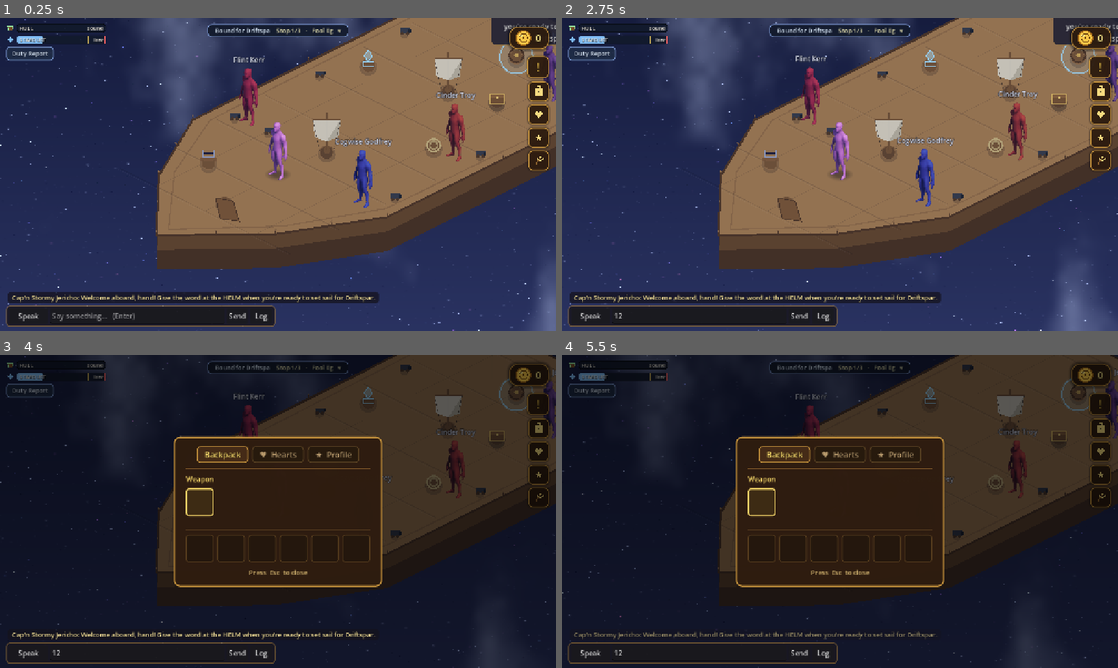
Above: before the commit, frames 1-4 (two rows, left to right).
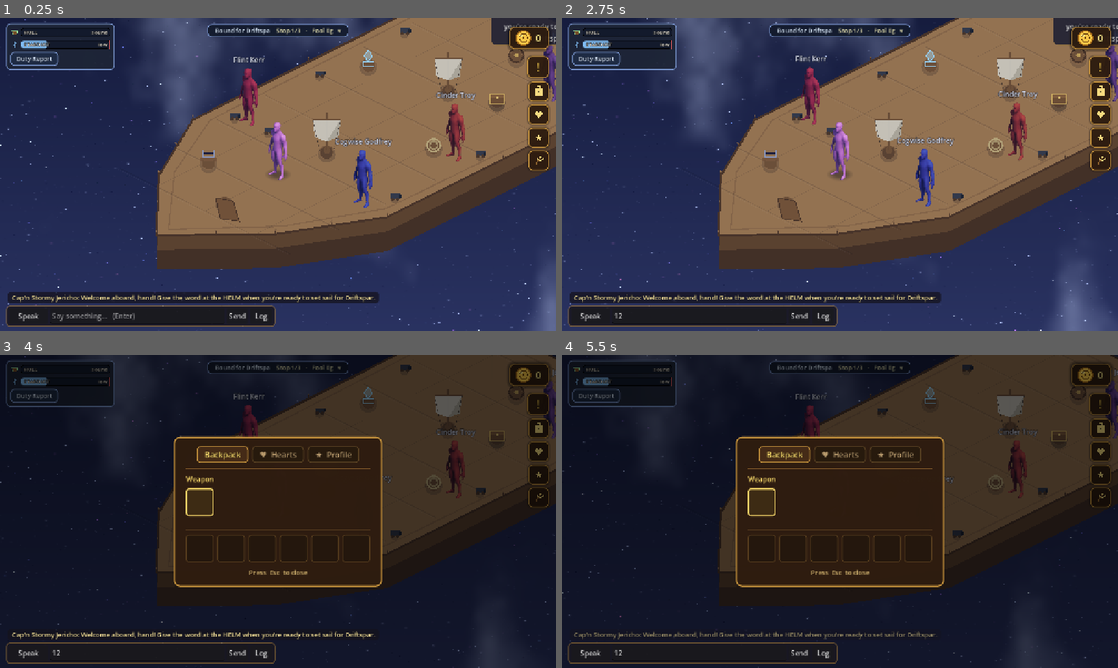
Above: after the commit, the same moments.

Repository: TairoyZone/shivaliva-shanty
Game: Godot game, scene res://levels/ship_deck/ship_deck.tscn
The game is run twice, just before and just after one commit, with the same random seed, the same clock (stepped at 60 frames per second) and the same inputs. This scene is started directly instead of the project's main scene.
Inputs (mouse positions are in pixels of both pictures, inside the frame that each line leads up to):
- Up to frame 1 (0.25 s): no input
- Up to frame 2 (2.75 s): click (701, 315) at 0.52 s; type "12" at 0.6 s; click "!" at 1.25 s; click "X" at 2 s
- Up to frame 3 (4 s): click (539, 426) at 2.77 s; click (539, 452) at 3.52 s
- Up to frame 4 (5.5 s): click (1101, 473) at 4.27 s; click (1101, 498) at 5 s

The runs differ from the first frame. In frame 1, 1.1% of the frame differs, in the area x 1-99%, y 1-18%; in frame 2, 1.3%; in frame 3, 0.9%; in frame 4, 1.3%.

Commit message:
polish(hud): the remaining audit refinements (Troy: knock out all of them)
- Deck active-station glow → real pulsing Glow nodes that SLIDE between stations on a phase change
  (was a static immediate-mode circle that snapped); a 2nd halo marks the Patchworks when holed. No
  per-frame full-ship redraw (the glows are nodes moved in _process).
- Deck vessel vitals wrapped in a cool BACKING CARD (lighter-navy + sky-blue frame) so HULL + STARDUST
  + Duty Report read as ONE grouped panel (they floated unbacked before).
- MeterBar labels get a 4-direction halo (was a single drop-shadow) so near-white text stays legible
  over the light green/amber fills.
- Purse corner radius 18 → 11 (was an outlier vs the journal/quick-menu buttons it stacks with).
- PauseMenu button radius 9 → 8 (the modal-button family value).
- Voyage chart 'Bound for' header 16 → 14 so it no longer resizes when the strip expands on hover.

Verified: headless editor scan parses clean; save.cfg untouched.

Co-Authored-By: Claude Opus 4.8 (1M context) <noreply@anthropic.com>

Diff:
--- a/components/meter_bar/meter_bar.gd
+++ b/components/meter_bar/meter_bar.gd
@@ -156,7 +156,10 @@
 
 func _draw_text(font: Font, pos: Vector2, text: String, fs: int) -> void:
 
-	draw_string(font, pos + Vector2(1.0, 1.0), text, HORIZONTAL_ALIGNMENT_LEFT, -1, fs, TEXT_SHADOW)
+	# A 4-direction 1px halo (not a single drop-shadow): near-white text rides over the LIGHT fill states
+	# (sound-green / warn-amber are high-luminance), where a single bottom-right offset washed out.
+	for o in [Vector2(-1.0, 0.0), Vector2(1.0, 0.0), Vector2(0.0, -1.0), Vector2(0.0, 1.0)]:
+		draw_string(font, pos + o, text, HORIZONTAL_ALIGNMENT_LEFT, -1, fs, TEXT_SHADOW)
 	draw_string(font, pos, text, HORIZONTAL_ALIGNMENT_LEFT, -1, fs, TEXT)
 
 
--- a/interface/hud.tscn
+++ b/interface/hud.tscn
@@ -34,10 +34,10 @@
 border_width_right = 2
 border_width_bottom = 2
 border_color = Color(0.78, 0.58, 0.24, 1)
-corner_radius_top_left = 18
-corner_radius_top_right = 18
-corner_radius_bottom_right = 18
-corner_radius_bottom_left = 18
+corner_radius_top_left = 11
+corner_radius_top_right = 11
+corner_radius_bottom_right = 11
+corner_radius_bottom_left = 11
 shadow_color = Color(0, 0, 0, 0.45)
 shadow_size = 8
 
--- a/interface/pause_menu/pause_menu.gd
+++ b/interface/pause_menu/pause_menu.gd
@@ -112,7 +112,7 @@
 		s.bg_color = sb
 		s.border_color = border
 		s.set_border_width_all(2)
-		s.set_corner_radius_all(9)
+		s.set_corner_radius_all(8)   # the modal-button family radius (options/voyages/shoppe/favor all 8)
 		s.content_margin_left = 18
 		s.content_margin_right = 18
 		s.content_margin_top = 9
--- a/interface/voyage_chart/voyage_chart.gd
+++ b/interface/voyage_chart/voyage_chart.gd
@@ -314,10 +314,11 @@
 	var x0 : float = LM
 	var ship_x : float = LM + (size.x - LM - RM) * _ship_t
 
-	# Header: where we're bound.
+	# Header: where we're bound. Size 14 to MATCH the collapsed strip's header — so the same "Bound for"
+	# text doesn't resize 14→16 when the chart expands on hover.
 	if font != null:
 		draw_string(font, Vector2(LM - 6.0, 22.0), "Bound for %s" % _dest,
-			HORIZONTAL_ALIGNMENT_LEFT, -1, 16, TEXT_DEST)
+			HORIZONTAL_ALIGNMENT_LEFT, -1, 14, TEXT_DEST)
 
 	# The route track — dim ahead, bright behind the sloop.
 	draw_line(Vector2(x0, TRACK_Y), Vector2(size.x - RM, TRACK_Y), TRACK_DIM, 4.0)
--- a/levels/ship_deck/ship_deck.gd
+++ b/levels/ship_deck/ship_deck.gd
@@ -92,6 +92,8 @@
 var _chart : VoyageChart         # the drawn voyage progress ribbon
 var _crossing : bool = false     # the ship is sailing between stops — stations locked, watch her make way
 var _report_btn : Button         # Duty Report button — hidden mid-boarding (its panel pauses the live melee)
+var _glow : Glow                 # the pulsing halo on the active station — SLIDES between stations (never snaps)
+var _patch_glow : Glow           # a second halo on the Patchworks when the hull's holed
 
 
 # Iso projection, centred so the deck middle sits on the world origin.
@@ -126,6 +128,7 @@
 	_add_crew()
 	_build_ui()
 	_index_stations()   # map the placed DeckProp station nodes -> positions (the deck reads these to interact)
+	_build_glows()      # the pulsing active-station halos (real nodes now — they slide + breathe, see _process)
 	_setup_phase()
 	queue_redraw()
 
@@ -325,7 +328,7 @@
 
 # --- Interactions (self-contained: proximity + E) --------------------
 
-func _process(_delta: float) -> void:
+func _process(delta: float) -> void:
 
 	if Engine.is_editor_hint() or player == null:
 		return
@@ -336,6 +339,23 @@
 			_prompt.text = "[Click]  %s" % _action_label(_active)
 			# Float the prompt above the active station's head (centred) — never the screen bottom.
 			_prompt.position = _active_pos + Vector2(-_prompt.get_minimum_size().x * 0.5, -64.0)
+	_update_glows(delta)
+
+
+# Slide the active-station halo toward the station that glows this phase (a phase change makes it GLIDE
+# there rather than snap — animate-everything); the [Glow] nodes self-pulse. A second halo marks the
+# Patchworks while the hull's holed. Cheap (moving 2 nodes — no full-ship redraw).
+func _update_glows(delta: float) -> void:
+
+	if _glow != null:
+		var target : Vector2 = _active_world_pos() + Vector2(0.0, 4.0)
+		_glow.position = _glow.position.lerp(target, clampf(delta * 9.0, 0.0, 1.0))
+	if _patch_glow != null:
+		var show_patch : bool = not _arrived() and not BoardingMelee.has_active() \
+			and PlayerState.pillage_phase != 0 and PlayerState.ship_open_holes() > 0
+		_patch_glow.visible = show_patch
+		if show_patch:
+			_patch_glow.position = _station_world("patchworks") + Vector2(0.0, 4.0)
 
 
 func _unhandled_input(event: InputEvent) -> void:
@@ -569,13 +589,25 @@
 	# CONSOLIDATED VESSEL PANEL (top-LEFT) — the ONE home for ship status: two real animated meter BARS
 	# (HULL holes + STARDUST start) + the Duty Report button, grouped so the deck reads at a glance instead
 	# of scattering status to every corner. Replaces the lonely hull icon + the free-floating report button.
+	# A cool BACKING CARD so the two bars + the Duty Report read as ONE grouped panel (they floated unbacked
+	# before, against the "consolidated panel" intent). Lighter than the meter troughs so the bars still pop;
+	# cool to match the deck's sky-at-altitude theme. See [[cool-deck-hud]].
+	var vitals_card : PanelContainer = PanelContainer.new()
+	vitals_card.offset_left = 14.0
+	vitals_card.offset_top = 12.0
+	var vcs : StyleBoxFlat = StyleBoxFlat.new()
+	vcs.bg_color = Palette.PANEL_TROUGH.lightened(0.05)
+	vcs.border_color = Palette.SKY_FRAME
+	vcs.set_border_width_all(2)
+	vcs.set_corner_radius_all(10)
+	vcs.set_content_margin_all(10)
+	vitals_card.add_theme_stylebox_override("panel", vcs)
+	vitals_card.mouse_filter = Control.MOUSE_FILTER_IGNORE
+	layer.add_child(vitals_card)
 	var vitals : VBoxContainer = VBoxContainer.new()
-	vitals.offset_left = 14.0
-	vitals.offset_top = 12.0
-	vitals.offset_right = 14.0 + 230.0
-	vitals.add_theme_constant_override("separation", 5)
+	vitals.add_theme_constant_override("separation", 6)
 	vitals.mouse_filter = Control.MOUSE_FILTER_IGNORE
-	layer.add_child(vitals)
+	vitals_card.add_child(vitals)
 
 	_hull_bar = METER_BAR.instantiate() as MeterBar
 	_hull_bar.custom_minimum_size = Vector2(230.0, 22.0)
@@ -770,15 +802,8 @@
 	for gy in [4.5, 8.0, 11.5]:
 		_draw_cannon(_iso(0.7, gy))
 		_draw_cannon(_iso(float(GW) - 0.7, gy))
-	# Glow the action this phase needs (runtime only — reads voyage / PlayerState state absent at edit time).
-	if not Engine.is_editor_hint():
-		_draw_glow(_active_world_pos())
-		# A second halo on the Patchworks when the hull's holed (man it to mend) — not at the set-sail node
-		# or mid-boarding (where the only glow is the helm).
-		if not _arrived() and not BoardingMelee.has_active() and PlayerState.pillage_phase != 0 \
-				and PlayerState.ship_open_holes() > 0:
-			_draw_glow(_station_world("patchworks"))
-	# (Crew + the station/mast/chest props are real nodes added in _add_crew / placed in the .tscn.)
+	# (The active-station halos are now real pulsing [Glow] nodes — see _build_glows / _update_glows. Crew +
+	# the station/mast/chest props are real nodes added in _add_crew / placed in the .tscn.)
 
 
 # World position of the station active this phase (the one that glows). Only used outside a
@@ -794,12 +819,21 @@
 	return _station_world("loft")       # underway — man the Loft
 
 
-# A soft accent halo marking the active station (no text needed).
-func _draw_glow(pos: Vector2) -> void:
+# The active-station halos — real additive [Glow] nodes (self-pulsing), so the marker breathes + can SLIDE
+# between stations on a phase change instead of popping (see _update_glows). z_index 0 puts them on the deck
+# planks (above the parent _draw); additive blend keeps them soft over the props/crew.
+func _build_glows() -> void:
 
 	var c : Color = STATION_LIVE
-	draw_circle(pos + Vector2(0.0, 4.0), 42.0, Color(c.r, c.g, c.b, 0.13))
-	draw_arc(pos + Vector2(0.0, 4.0), 38.0, 0.0, TAU, 32, Color(c.r, c.g, c.b, 0.85), 2.5)
+	_glow = Glow.make(Color(c.r, c.g, c.b, 0.5), 56.0)
+	_glow.z_index = 0
+	_glow.position = _active_world_pos() + Vector2(0.0, 4.0)
+	add_child(_glow)
+	_patch_glow = Glow.make(Color(c.r, c.g, c.b, 0.42), 50.0)
+	_patch_glow.z_index = 0
+	_patch_glow.position = _station_world("patchworks") + Vector2(0.0, 4.0)
+	_patch_glow.visible = false
+	add_child(_patch_glow)
 
 
 # The hull outline pulled IN toward the deck centre by [param amount] grid units (the inset rail ring).
